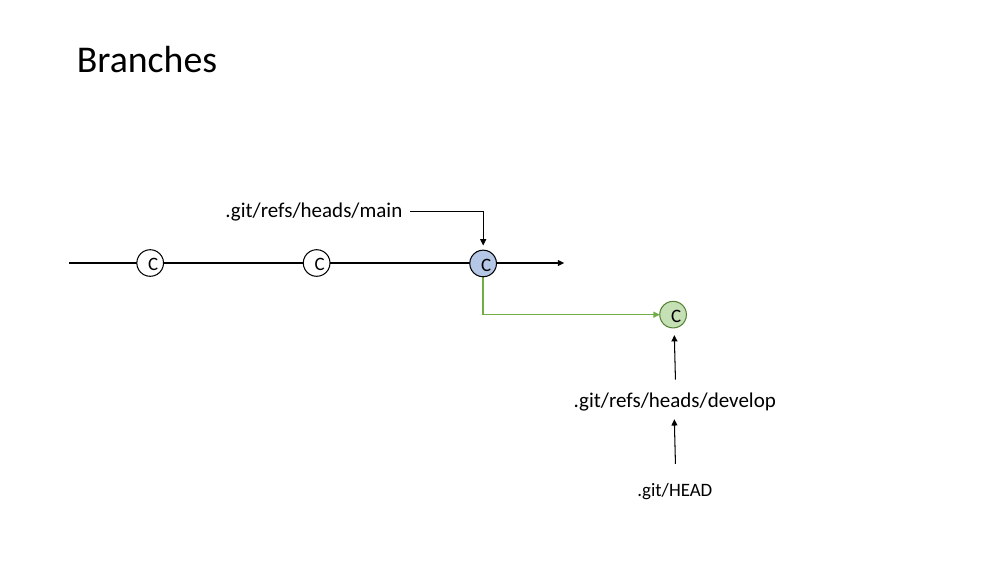
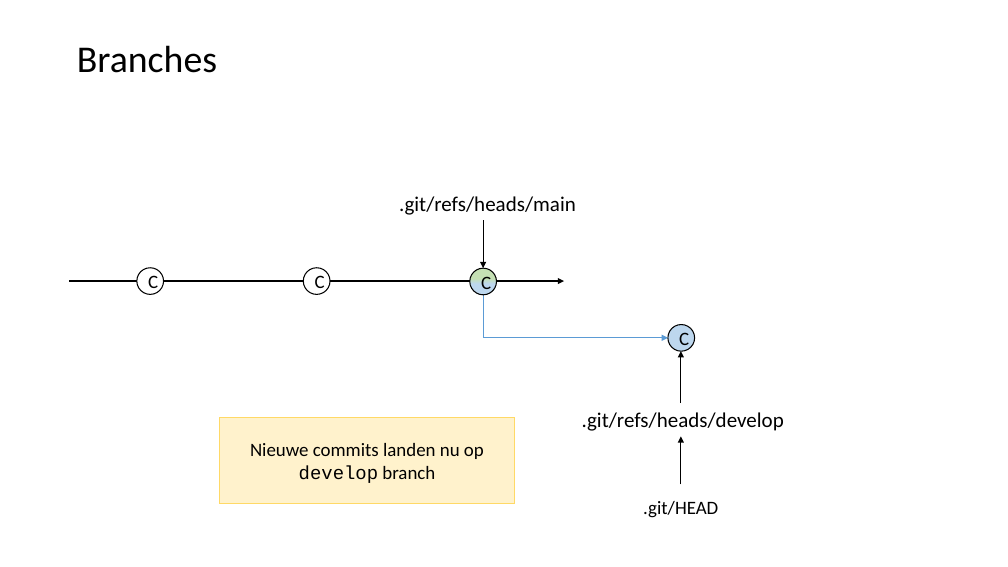
Before and after one commit to LFKoning/knowledge-sharing, a slide deck: slide 36 of git_course/1_basics/git_basic.pptx (slide 29 before the commit). Drawn at 1008x567 pixels with LibreOffice and Linux fonts; fonts in the diff are those of the drawing. Boxes give left, top, right and bottom in pixels: in the first picture for what was removed or moved away, otherwise in the second. Text is boxed around its words. In the diff, an @@ line names an element or a change of style, - is before the commit and + after.

```diff
--- a/git_course/1_basics/git_basic.pptx
+++ b/git_course/1_basics/git_basic.pptx
@@ text ".git/refs/heads/main": place and size @@
-text ".git/refs/heads/main" at (225,202,402,221)
+text ".git/refs/heads/main" at (399,196,576,215)
@@ elbow arrow removed from (410, 211) to (483, 246) @@
@@ arrow added from (483, 220) to (483, 268), #000000 1 pt @@
@@ ellipse "C" at (470,268,496,295): fill #B4C7E7 to gradient #C5E0B4 to #BDD7EE @@
@@ 3 ellipses, 1 arrow: place and size @@
-3 ellipses, 1 arrow at (70,250,564,277)
+3 ellipses, 1 arrow at (70,268,564,295)
@@ elbow arrow moved from (483, 277) - (660, 315) to (483, 295) - (668, 338) @@
@@ elbow arrow (483, 295) - (668, 338): stroke #70AD47 1.5 pt to #5B9BD5 1 pt @@
@@ ellipse "C": place and size @@
-ellipse "C" at (660,302,687,328)
+ellipse "C" at (668,324,694,351)
@@ ellipse "C" at (668,324,694,351): fill #C5E0B4 to #BDD7EE; outline #548235 1 pt to #000000 1 pt @@
@@ arrow moved from (675, 380) - (675, 335) to (681, 403) - (681, 352) @@
@@ rectangle added at (219,417,515,503), fill #FFF2CC, outline #FFD966 1 pt, 18 pt, text #000000 @@
+Nieuwe commits landen nu op develop branch
@@ text ".git/refs/heads/develop": place and size @@
-text ".git/refs/heads/develop" at (574,392,776,411)
+text ".git/refs/heads/develop" at (582,412,784,431)
@@ text ".git/refs/heads/develop" at (582,412,784,431): alignment centre to right @@
@@ arrow moved from (675, 464) - (675, 420) to (681, 485) - (681, 436) @@
@@ rectangle ".git/HEAD": place and size @@
-rectangle ".git/HEAD" at (601,467,749,511)
+rectangle ".git/HEAD" at (607,485,755,529)
```
Also in this commit, not shown: 6 other slides changed, 16 slides added, 1 other file.
